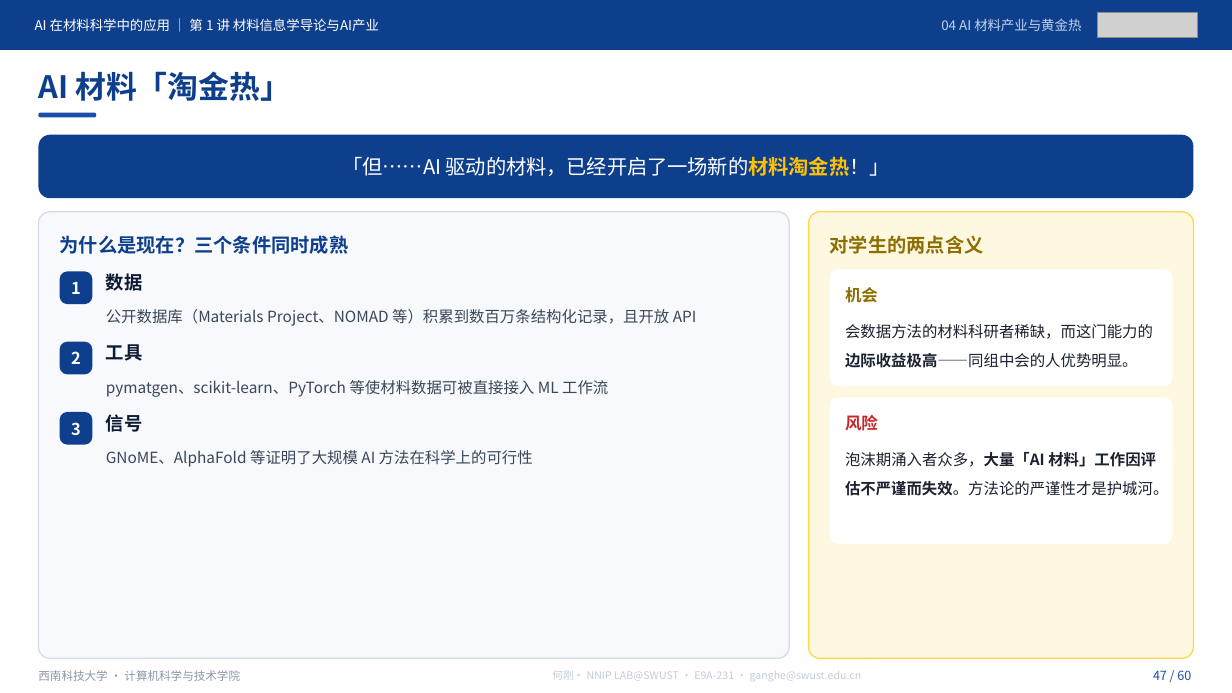
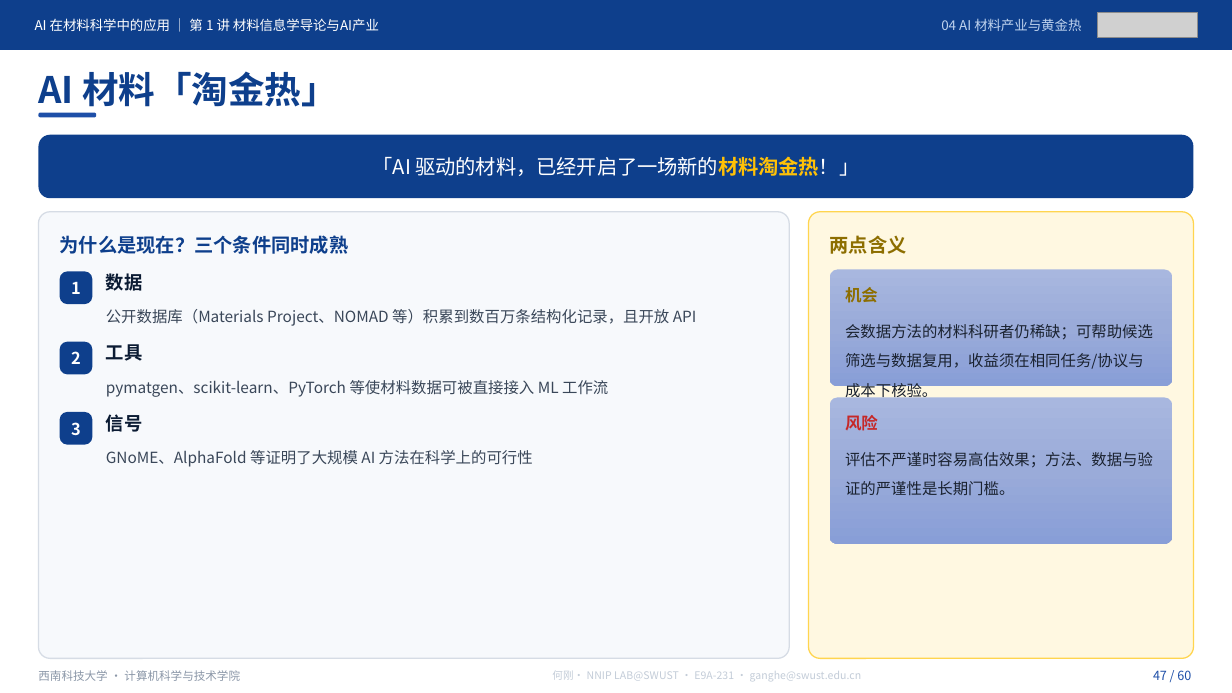
Before and after one commit to cosfrist/Applications-of-Artificial-Intelligence-in-Materials-Science-SWUST, a slide deck: slide 47 of lectures/01-材料信息学导论与AI产业/AI在材料科学中的应用-第1讲 材料信息学导论与AI产业-V5.pptx. Drawn at 1232x693 pixels with LibreOffice and Linux fonts; fonts in the diff are those of the drawing; grey boxes stand for pictures. Boxes give left, top, right and bottom in pixels: in the first picture for what was removed or moved away, otherwise in the second. Text is boxed around its words. In the diff, an @@ line names an element or a change of style, - is before the commit and + after.

Commit message:
课件更新：导论 / 第1讲手动修订，第2讲课件开放
导论（49 页，页数不变）
- 案例页统一加「概念示意（按文献重绘）」标注，区分示意与原文插图
- 证据边界收紧：火星制氧限定为地球实验室验证、尚未火星部署；
  Ti–Nb 标明为模拟应用而非新实验；弹性模量栏改为模型误差 MAE，
  不与材料模量值混同；不再宣称把可重复性写成目标函数
- P2 阅读导航补全 DOI 与 R1 第 1 章
- 新增逐页讲义、授课路线、SHA256 清单、课堂记录表（此前仓库只有课件）

第1讲（60 页，页数不变）
- 新增 8 张配图（约 1.9 MB），移除 2 张重复素材
- 科学表述修订：MGI 定位改为计算—数据—实验基础设施而非术语起点；
  Hall–Petch 斜率写明为经验拟合参数；P12 图注明「教学合成数据」
- P1 加课程仓库地址；P3 改为本讲预期目标，删去 90 分钟路线页内表
- code/ 补齐 运行预检-V5.py 与两份 README

第2讲（60 页）
- 首次发布课件；讲义、代码与表单仍待整讲验收后开放

校验
- 导论 SHA256 清单 6/6、第1讲 13/13 逐字节复算通过
- 顶层 README 发布状态同步；第 2 讲转为课件已发布

```diff
--- a/lectures/01-材料信息学导论与AI产业/AI在材料科学中的应用-第1讲 材料信息学导论与AI产业-V5.pptx
+++ b/lectures/01-材料信息学导论与AI产业/AI在材料科学中的应用-第1讲 材料信息学导论与AI产业-V5.pptx
@@ text "AI 材料「淘金热」" at [38, 71, 338, 113]: size 24 to 28.5 pt @@
@@ text at [373, 156, 859, 176]: text changed @@
-「但……AI 驱动的材料，已经开启了一场新的材料淘金热！」
+「AI 驱动的材料，已经开启了一场新的材料淘金热！」
@@ text at [830, 235, 907, 254]: text changed @@
-对学生的两点含义
+两点含义
@@ rounded rectangle at [830, 270, 1173, 386]: fill #FFFFFF to gradient #A8B7DF to #9AABD9 to #889ED7 @@
@@ text at [845, 324, 1153, 397]: text changed @@
-会数据方法的材料科研者稀缺，而这门能力的边际收益极高——同组中会的人优势明显。
+会数据方法的材料科研者仍稀缺；可帮助候选筛选与数据复用，收益须在相同任务/协议与成本下核验。
@@ rounded rectangle at [830, 397, 1173, 543]: fill #FFFFFF to gradient #A8B7DF to #9AABD9 to #889ED7 @@
@@ text at [845, 452, 1153, 495]: text changed @@
-泡沫期涌入者众多，大量「AI 材料」工作因评估不严谨而失效。方法论的严谨性才是护城河。
+评估不严谨时容易高估效果；方法、数据与验证的严谨性是长期门槛。
```
Also in this commit, not shown: 55 other slides changed, 20 other files.
